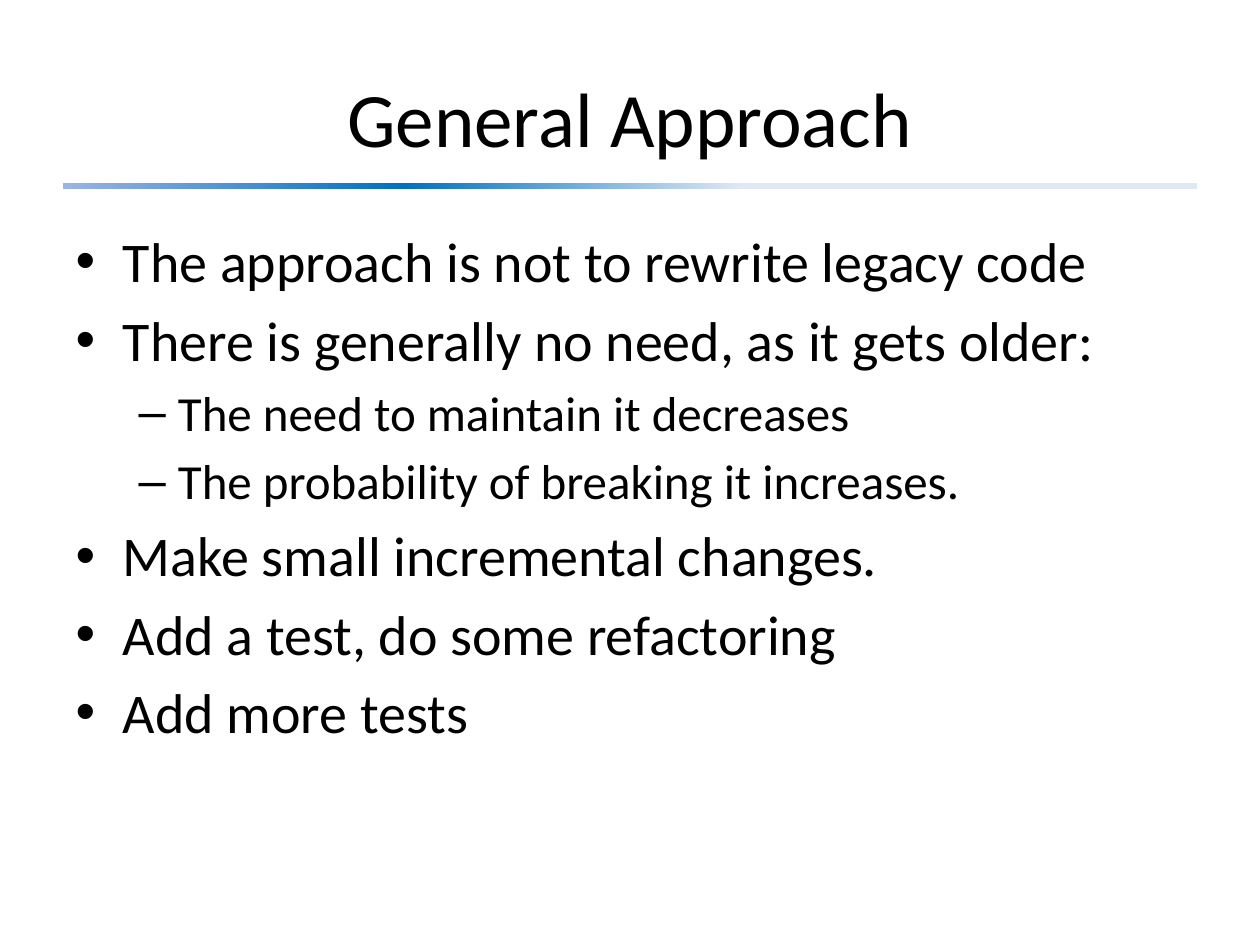
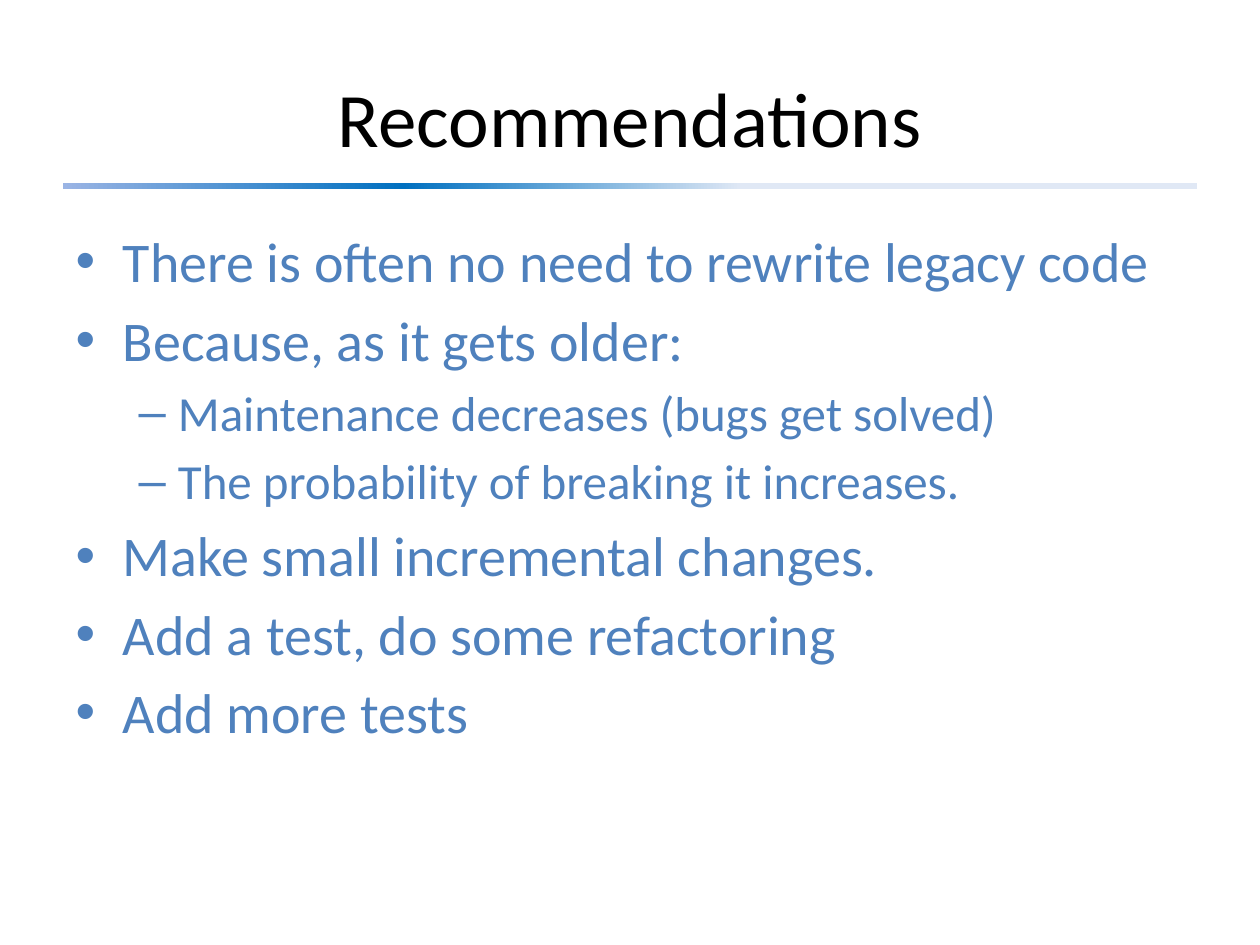
Before and after one commit to david-sackstein/solid-c-cpp, a slide deck: slide 8 of Module 4 - Legacy Code.pptx (slide 9 before the commit). Drawn at 1260x945 pixels with LibreOffice and Linux fonts; fonts in the diff are those of the drawing. Boxes give left, top, right and bottom in pixels: in the first picture for what was removed or moved away, otherwise in the second. Text is boxed around its words. In the diff, an @@ line names an element or a change of style, - is before the commit and + after.

```diff
--- a/Module 4 - Legacy Code.pptx
+++ b/Module 4 - Legacy Code.pptx
@@ title at [338, 93, 921, 148]: text changed @@
-General Approach
+Recommendations
@@ text at [123, 243, 1149, 440]: text changed; text colour #000000 to #4F81BD @@
-• The approach is not to rewrite legacy code
-• There is generally no need, as it gets older:
-  – The need to maintain it decreases
+• There is often no need to rewrite legacy code
+• Because, as it gets older:
+  – Maintenance decreases (bugs get solved)
@@ text at [123, 465, 959, 734]: text colour #000000 to #4F81BD in "The probability of breaking it increases.", "Make small incremental changes.", "Add a test, do some refactoring", "Add more tests" @@
```
Also in this commit, not shown: 7 other slides changed, 2 slides added, 2 slides removed, 7 other files.
